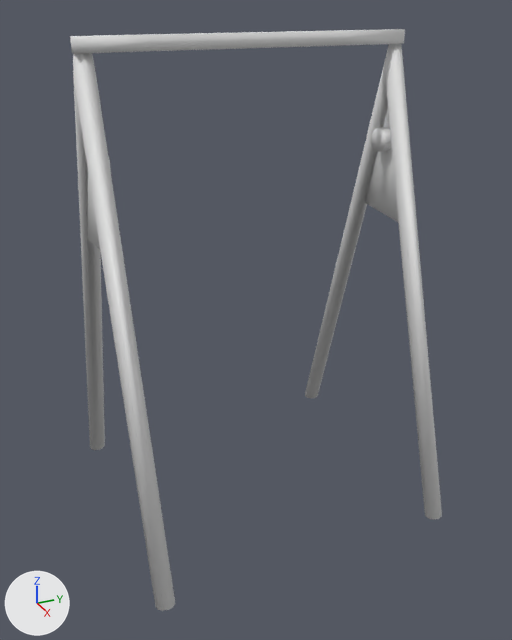
The OBJ model Kinderki/res/models/level/swing.OBJ: old version first, new version second.
The view is the same before and after, from a camera (50 mm lens) standing at (310.0, -138.0, 135.0) and looking at (7.0, -2.0, -16.0). Lighting does not change. The marker at lower left points along +X, +Y and +Z. Where no turn or scale is listed for an object, it has been applied to the vertices.

In view in the first picture: 'Line002'.
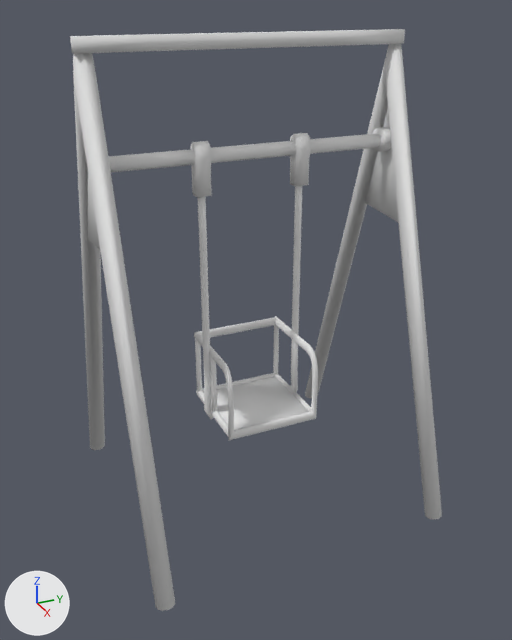
The newer file is also turned or shifted as a whole; pictures and numbers use the older file's frame.

Boxes [x1, y1, x2, y2] around the edits, measured in the pictures (512 x 640 px):
'Object001', added
    after: [109, 133, 381, 440]

The change, as a list of edits to the scene's bpy script:
```text
Add mat_20___default:
    mat_20___default = principled_material('20___Default')
    mat_20___default.base_color = (0.8, 0.8, 0.8)  # white #e7e7e7
    mat_20___default.roughness = 1.0
Add me_object001:
    me_object001.from_pydata(...)  # 706 vertices, 718 faces; spans x -22.1..27.8, y -10.5..136.3, z -74.0..74.8
    me_object001.materials.append(mat_20___default)  # white #e7e7e7
Add ob_object001:
    ob_object001 = bpy.data.objects.new('Object001', me_object001)
    ob_object001.location = (0.0, -63.5, 0.0)
```
